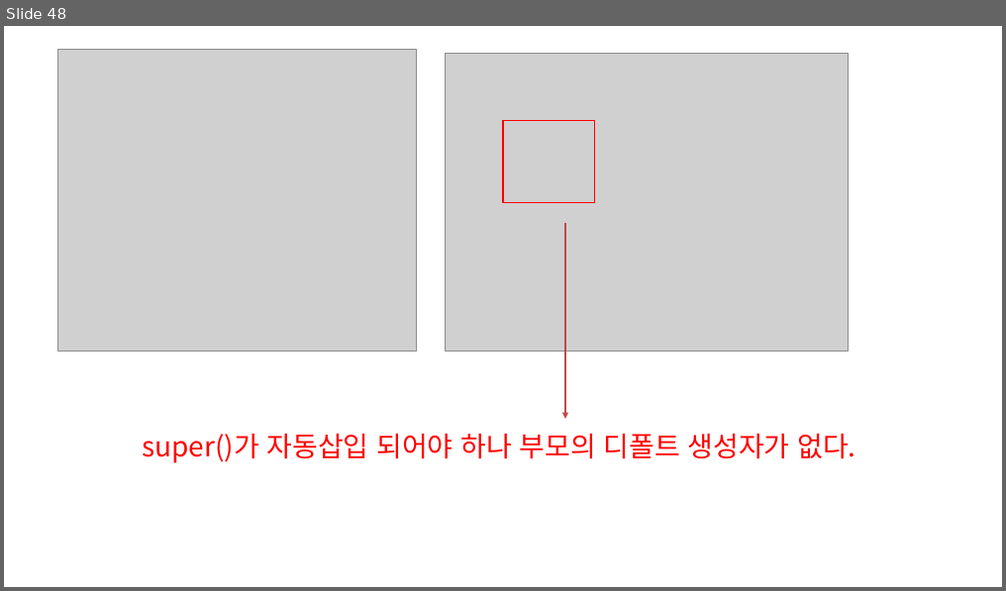
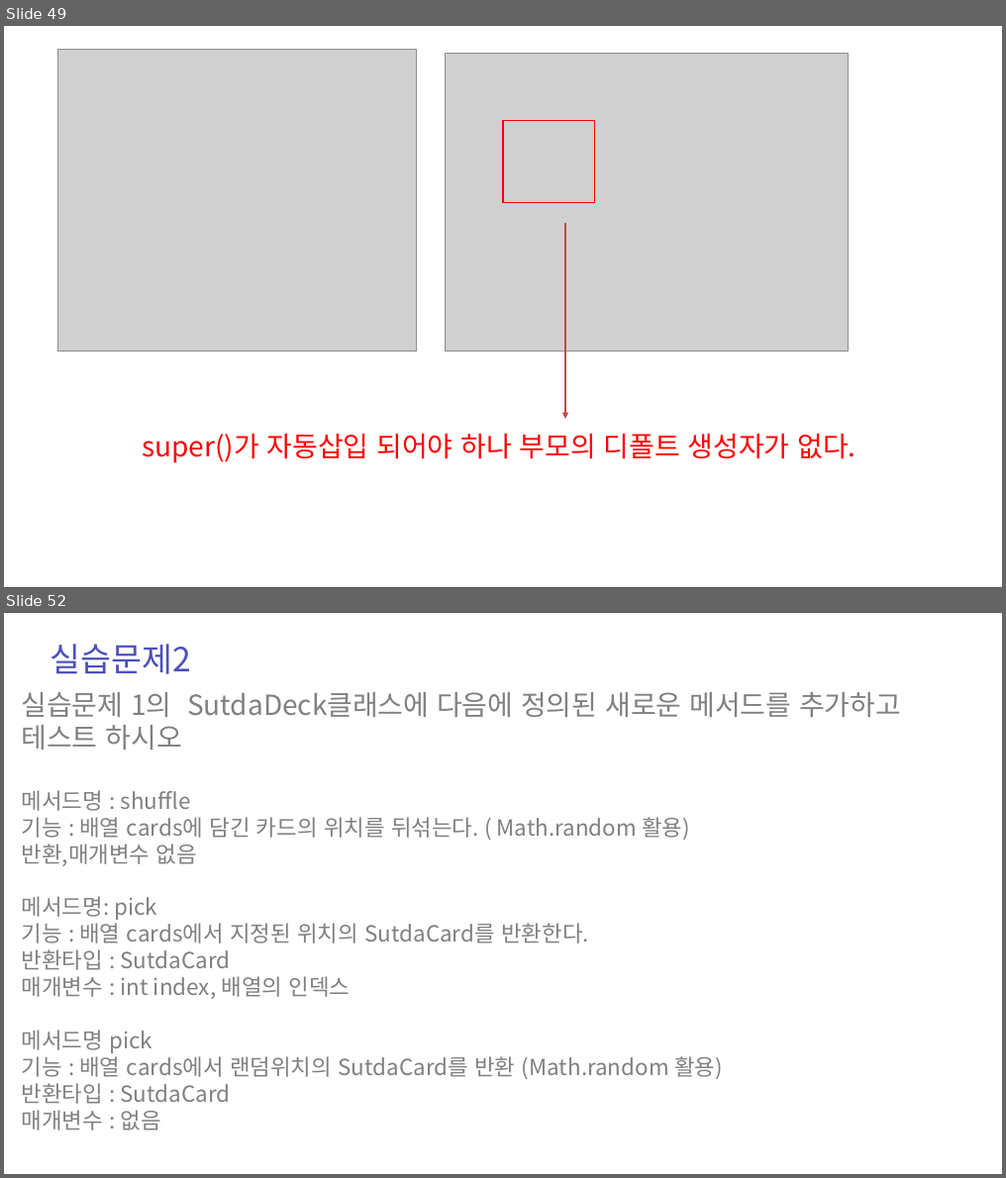
Before and after one commit to zest132/JavaLecture, a slide deck: JavaLecture/LectureFile/java 9강.pptx. Shown one above the other, each under a label of ours: slide 48 before the commit, slides 49 and 52 after it; the slides between them are not shown. The pictures are 1006x591 and 1006x1178 pixels, drawn with LibreOffice and Linux fonts; fonts in the diff are those of the drawing; grey boxes stand for pictures. Boxes give left, top, right and bottom in pixels: in the first picture for what was removed or moved away, otherwise in the second. Text is boxed around its words. In the diff, an @@ line names an element or a change of style, - is before the commit and + after.

```diff
--- a/JavaLecture/LectureFile/java 9강.pptx
+++ b/JavaLecture/LectureFile/java 9강.pptx
@@ slide 52 added at [4, 613, 1002, 1174], background #FFFFFF @@
@@ text added at [51, 644, 191, 674], 48 pt, text #4C50BC @@
+실습문제2
@@ text added at [22, 692, 901, 1131], 32 pt, text #808080 @@
+실습문제 1의 SutdaDeck클래스에 다음에 정의된 새로운 메서드를 추가하고 테스트 하시오
+메서드명 : shuffle
+기능 : 배열 cards에 담긴 카드의 위치를 뒤섞는다. ( Math.random 활용)
+반환,매개변수 없음
+메서드명: pick
+기능 : 배열 cards에서 지정된 위치의 SutdaCard를 반환한다.
+반환타입 : SutdaCard
+매개변수 : int index, 배열의 인덱스
+메서드명 pick
+기능 : 배열 cards에서 랜덤위치의 SutdaCard를 반환 (Math.random 활용)
+반환타입 : SutdaCard
+매개변수 : 없음
@@ what was slide 48 is now slide 49 @@
```
Also in this commit, not shown: 2 slides changed, 7 other slides added, 16 other files.
